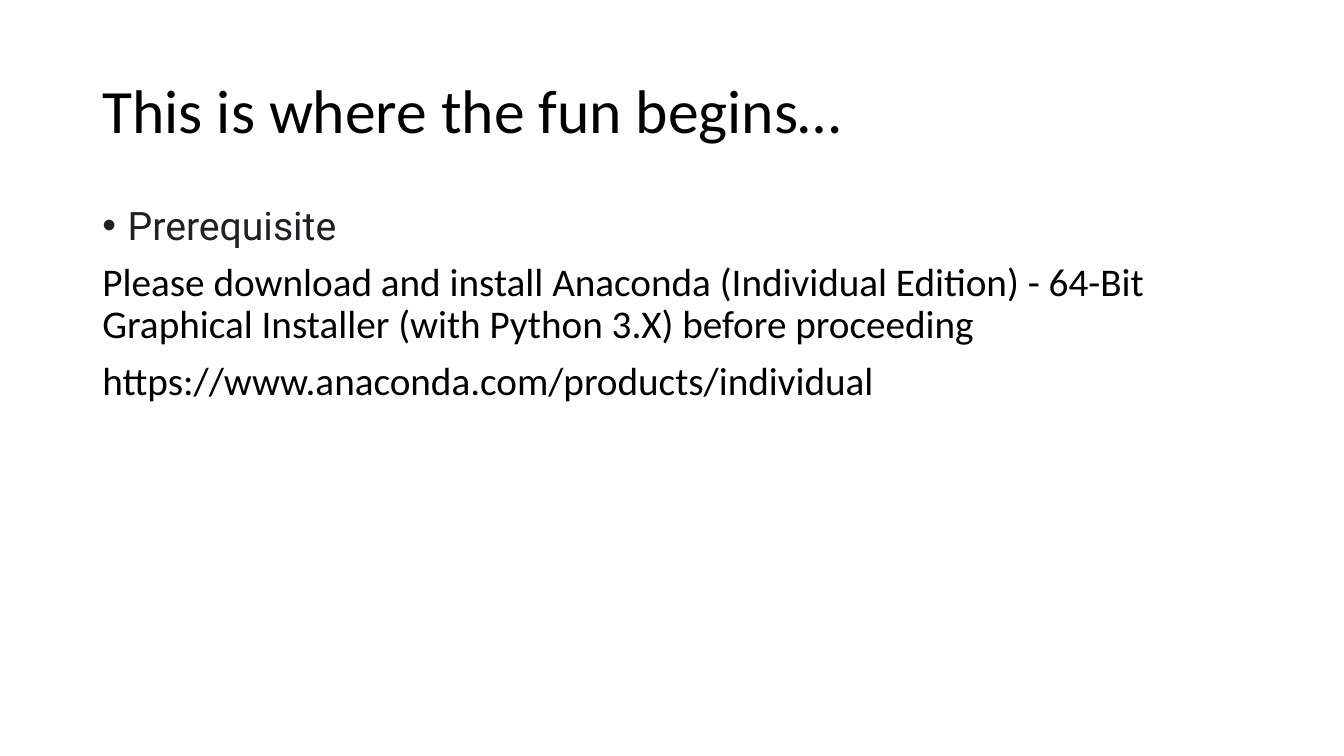
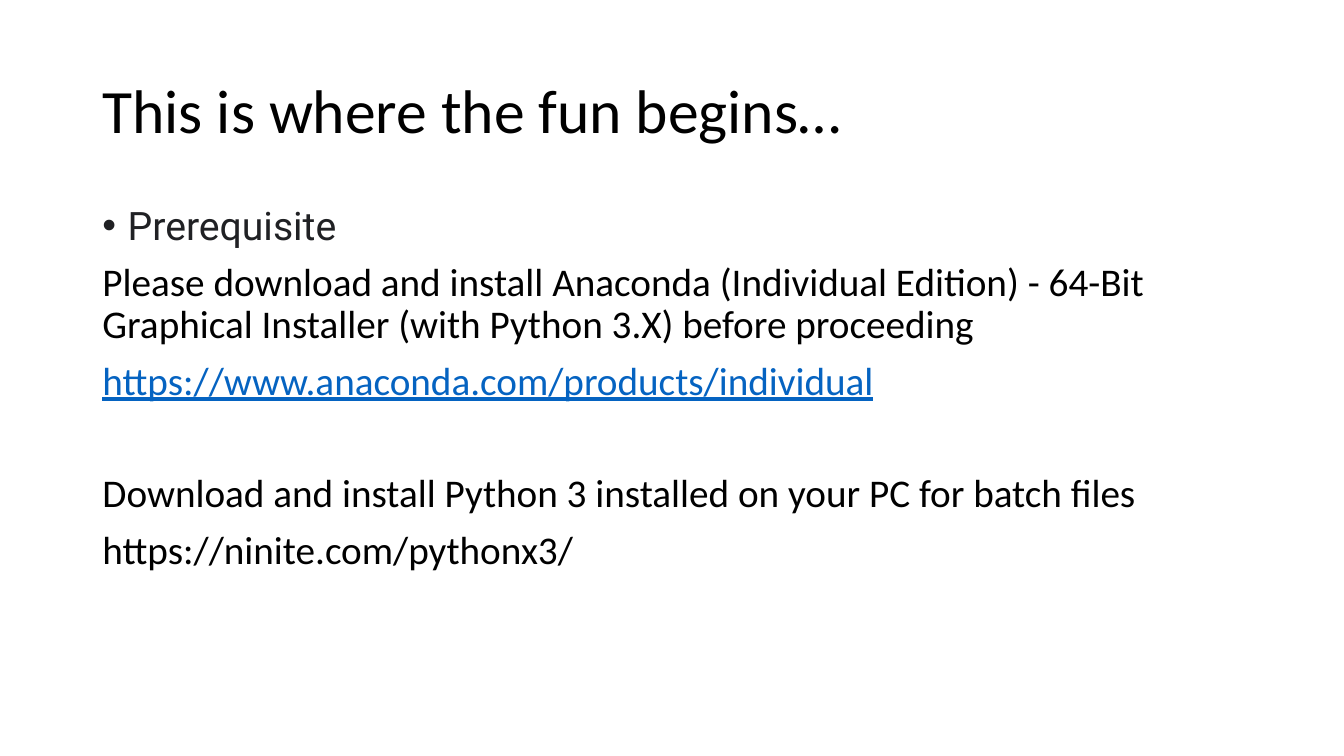
Before and after one commit to UnfairWraith/CN345, a slide deck: slide 18 of MLAI mini project.pptx. Drawn at 1344x756 pixels with LibreOffice and Linux fonts; fonts in the diff are those of the drawing. Boxes give left, top, right and bottom in pixels: in the first picture for what was removed or moved away, otherwise in the second. Text is boxed around its words. In the diff, an @@ line names an element or a change of style, - is before the commit and + after.

```diff
--- a/MLAI mini project.pptx
+++ b/MLAI mini project.pptx
@@ text at (102, 367, 873, 402): text colour #000000 to #0563C1, underline on in "https://www.anaconda.com/products/individual" @@
@@ text at (102, 479, 1135, 571): paragraphs added @@
+Download and install Python 3 installed on your PC for batch files
+https://ninite.com/pythonx3/
```
Also in this commit, not shown: 2 other slides changed, 1 slide removed, 1 other file.
